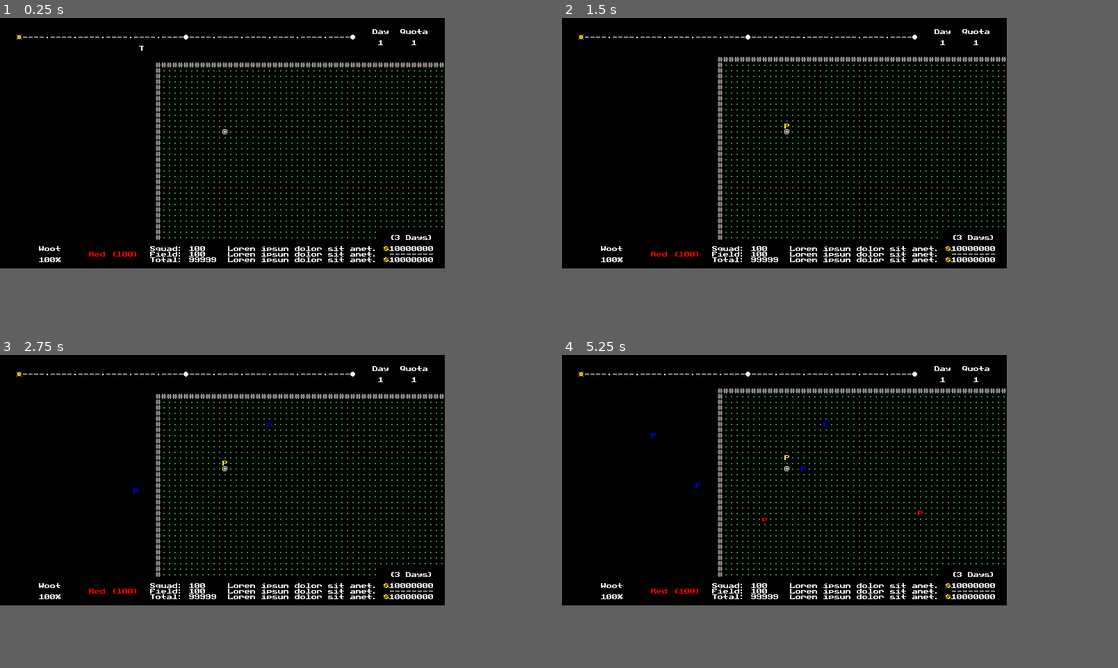
Above: before the commit, frames 1-4 (two rows, left to right).
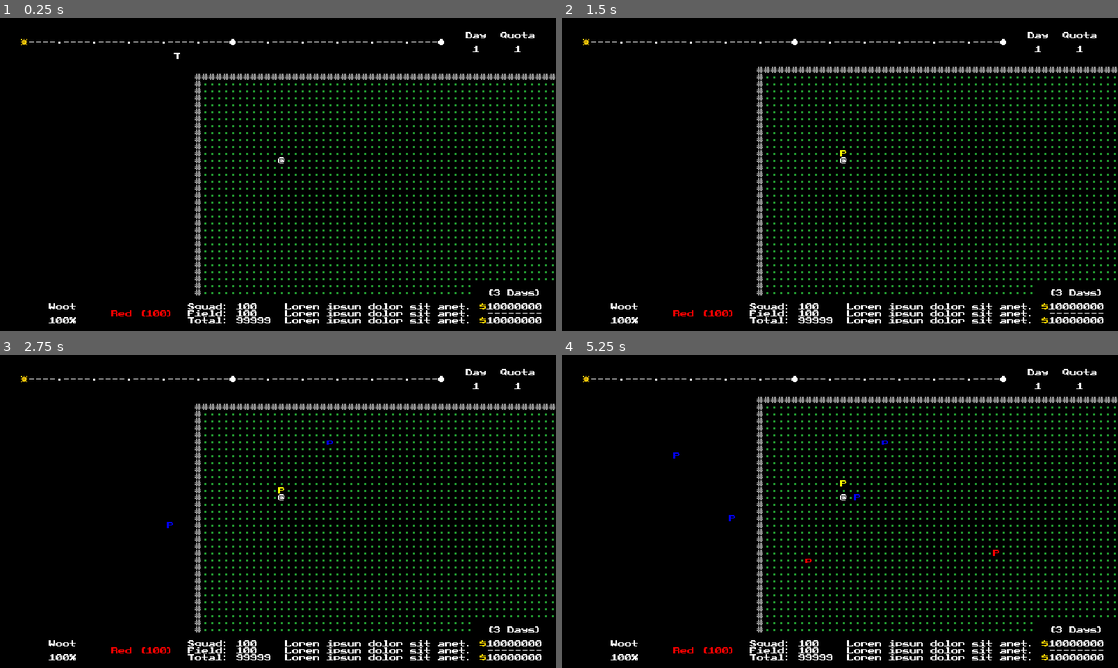
Above: after the commit, the same moments.

Repository: w00tyd00d/Roguemin
Game: Godot game, scene res://prefabs/main.tscn
Same seed, same stepped clock (60 frames per second), same inputs: the game is played once before the commit and once after it.
Inputs (mouse positions are in pixels of both pictures, inside the frame that each line leads up to):
- Up to frame 1 (0.25 s): no input
- Up to frame 2 (1.5 s): tap Enter at 0.5 s; move the mouse to (784, 130) at 0.52 s; press the mouse at (784, 130) at 0.53 s; hold E (c_cycle_right) 0.53-1.28 s; tap Space at 1.25 s; move the mouse to (695, 155) at 1.27 s; release the mouse at (695, 155) at 1.28 s; hold Down (c_down) from 1.28 s (still down); tap A (c_attack) at 1.35 s
- Up to frame 3 (2.75 s): click (133, 492) at 1.55 s; tap Enter at 2 s; move the mouse to (266, 423) at 2.02 s; release Down (c_down) at 2.03 s; press the mouse at (266, 423) at 2.03 s; hold E (c_cycle_right) from 2.03 s (still down); tap Z (c_camera) at 2.1 s
- Up to frame 4 (5.25 s): tap Space at 2.75, 4.25 s; move the mouse to (762, 530) at 2.77 s; release E (c_cycle_right) at 2.78 s; release the mouse at (762, 530) at 2.78 s; hold Up (c_up) 2.78-3.53 s; tap D (c_dismiss) at 2.85 s; click (762, 530) at 3.05 s; tap Enter at 3.5 s; move the mouse to (917, 517) at 3.52 s; press the mouse at (917, 517) at 3.53 s; hold Q (c_cycle_left) 3.53-5.03 s; tap X (c_examine) at 3.6 s; move the mouse to (650, 442) at 4.27 s; release the mouse at (650, 442) at 4.28 s; tap F (c_throw) at 4.35 s; click (650, 442) at 4.55 s; move the mouse to (806, 480) at 5.02 s; press the mouse at (806, 480) at 5.03 s; hold Down (c_down) from 5.03 s (still down); tap 3 (c_toggle_blue) at 5.1 s
The window is 640x360 before the commit and 800x450 after it. Grey fills any space a smaller window leaves; there, only what the larger window draws over its background counts as a difference.

The runs differ from the first frame. In frame 1, 10% of the frame differs, in the area x 3-100%, y 3-98%; in frame 2, 10%; in frame 3, 10%; in frame 4, 11%.
Error before the commit: Invalid call. Nonexistent function 'add_unit' in base 'Nil'. (res://scripts/world/world.gd:107)
Error after the commit: Invalid call. Nonexistent function 'add_unit' in base 'Nil'. (res://scripts/world/world.gd:117)

Commit message:
Added recursive turn fulfilment

Diff:
--- a/project.godot
+++ b/project.godot
@@ -30,9 +30,10 @@
 
 [display]
 
-window/size/viewport_width=640
-window/size/viewport_height=360
+window/size/viewport_width=1280
+window/size/viewport_height=720
 window/stretch/mode="viewport"
+window/stretch/scale=2.0
 
 [file_customization]
 
@@ -163,6 +164,7 @@
 d_left_click={
 "deadzone": 0.5,
 "events": [Object(InputEventMouseButton,"resource_local_to_scene":false,"resource_name":"","device":-1,"window_id":0,"a …(258 unchanged characters)…
+, Object(InputEventKey,"resource_local_to_scene":false,"resource_name":"","device":-1,"window_id":0,"alt_pressed":false,"shift_pressed":false,"ctrl_pressed":false,"meta_pressed":false,"pressed":false,"keycode":0,"physical_keycode":75,"key_label":0,"unicode":107,"location":0,"echo":false,"script":null)
 ]
 }
 d_right_click={
--- a/scripts/entities/entity.gd
+++ b/scripts/entities/entity.gd
@@ -38,7 +38,7 @@
     grid_position = dest.grid_position
 
 
-func move_towards(target: Tile) -> void:
+func move_towards(target: Tile) -> bool:
     var world := GameState.world
     var delta := target.grid_position - grid_position
     var ax := absi(delta.x)
@@ -54,13 +54,32 @@
 
     if world.query_tile_at(grid_position + dir.vector) == Type.Tile.GRASS:
         var dest = world.get_tile(grid_position + dir.vector)
-        return move_to(dest)
+        move_to(dest)
+        return true
 
     for _dir in dir.adjacent:
         if grid_position + _dir.vector == last_position: continue
         if world.query_tile_at(grid_position + _dir.vector) == Type.Tile.GRASS:
             var dest = world.get_tile(grid_position + _dir.vector)
-            return move_to(dest)
+            move_to(dest)
+            return true
+
+    return false
+
+
+func update_time(world_time: int) -> bool:
+    var old_time := time
+    time = world_time
+
+    var time_units := time - old_time
+    if add_and_check_energy(time_units):
+        return do_action()
+
+    return false
+
+
+func do_action() -> bool:
+    return false
 
 
 func add_and_check_energy(amt: int) -> bool:
--- a/scripts/entities/unit.gd
+++ b/scripts/entities/unit.gd
@@ -74,20 +74,55 @@
     grid_position = dest.grid_position
 
 
-func update_time(world_time: int) -> void:
+func move_towards(tile: Tile) -> bool:
+    var world := GameState.world
+    var delta := tile.grid_position - grid_position
+    var ax := absi(delta.x)
+    var ay := absi(delta.y)
+
+    var vec : Vector2i
+
+    if ax >= ay * 2: vec = Vector2i(delta.sign().x, 0)
+    elif ay >= ax * 2: vec = Vector2i(0, delta.sign().y)
+    else: vec = delta.sign()
+
+    var dir := Direction.by_pattern(vec)
+
+    if _check_tile_at(grid_position + dir.vector) == Type.Tile.GRASS:
+        var dest = world.get_tile(grid_position + dir.vector)
+        move_to(dest)
+        return true
+
+    for _dir in dir.adjacent:
+        if grid_position + _dir.vector == last_position: continue
+        if _check_tile_at(grid_position + _dir.vector) == Type.Tile.GRASS:
+            var dest = world.get_tile(grid_position + _dir.vector)
+            # var dist1 = world.manhattan_distance(current_tile, dest)
+            # var dist2 = world.manhattan_distance(current_tile, tile)
+
+            # if dist1 != dist2:
+            move_to(dest)
+            return true
+
+    return false
+
+
+func update_time(world_time: int) -> bool:
     var old_time := time
     time = world_time
 
     if not in_limbo:
         var time_units := time - old_time
         if add_and_check_energy(time_units):
-            do_action()
-
-
-func do_action() -> void:
+            return do_action()
+
+    return false
+
+
+func do_action() -> bool:
     match state:
         State.FOLLOWING:
-            if not GameState.player: return
+            if not GameState.player: return false
 
             var player := GameState.player
             var tether := player.unit_tether
@@ -95,11 +130,13 @@
 
             if (_in_range_of_tether() and
                 _can_see_tether()):
-                    move_towards(dest)
+                    return move_towards(dest)
+
+    return false
 
 
 func _in_range_of_tether() -> bool:
-    var limit := 12
+    var limit := 32
     var world := GameState.world
     var dest := GameState.player.unit_tether.tail.current_tile
     return world.chebyshev_distance(current_tile, dest) <= limit
@@ -121,6 +158,35 @@
         callback)
 
     return raycast.grid_position == tail.grid_position
+
+
+func _check_tile_at(pos: Vector2i) -> Type.Tile:
+    var world := GameState.world
+    var tile := world.get_tile(pos)
+    var res := world.query_tile(tile)
+
+    # Cascade forward to see if we can resolve movement
+    if res == Type.Tile.ENTITY:
+        var any := false
+        for unit in tile.get_all_units():
+            if unit.time < GameState.world.time and unit.update_time(world.time):
+                any = true
+        if any:
+            return _check_tile_at(pos)
+
+
+    # match world.query_tile(tile):
+    #     Type.Tile.ENTITY:
+    #         for unit in tile.get_all_units():
+    #             if unit.time < GameState.world.time:
+    #                 unit.update_time(world_time)
+
+    #     Type.Tile.GRASS:
+    #         var dest = world.get_tile(pos)
+    #         move_to(dest)
+    #         return true
+
+    return res
 
 
 func _update_glyph() -> void:
--- a/scripts/lib/type.gd
+++ b/scripts/lib/type.gd
@@ -3,7 +3,7 @@
 ## Global enum container.
 
 ## The types of tiles found within the world.
-enum Tile { VOID, WALL, GRASS, WATER, UNIT }
+enum Tile { VOID, WALL, GRASS, WATER, ENTITY }
 
 ## The types of helper units.
 enum Unit { RED, YELLOW, BLUE }
--- a/scripts/world/tile.gd
+++ b/scripts/world/tile.gd
@@ -18,10 +18,16 @@
 
 ## Flag that returns whether the cell has Units in it
 var has_units : bool :
-    get: return not _units.is_empty()
+    get: return (not _units[Type.Unit.RED].is_empty() or
+                not _units[Type.Unit.YELLOW].is_empty() or
+                not _units[Type.Unit.BLUE].is_empty())
 
 ## The dictionary of (Pikmin) units within the tile.
-var _units := {}
+var _units := {
+    Type.Unit.RED: {},
+    Type.Unit.YELLOW: {},
+    Type.Unit.BLUE: {},
+}
 
 ## The dictionary of multi-tile entities currently occupying the tile
 var _entities := {}
@@ -50,8 +56,19 @@
 
 
 func add_unit(unit: Unit) -> void:
-    _units[unit] = true
+    _units[unit.type][unit] = true
 
 
 func remove_unit(unit: Unit) -> void:
-    _units.erase(unit)
+    _units[unit.type].erase(unit)
+
+
+func get_units(_type: Type.Unit) -> Array[Unit]:
+    return _units[_type].keys()
+
+
+func get_all_units() -> Array[Unit]:
+    var res : Array[Unit] = []
+    for dict in _units.values():
+        res.append_array((dict.keys()))
+    return res
--- a/scripts/world/world.gd
+++ b/scripts/world/world.gd
@@ -63,7 +63,7 @@
     # BAD SYSTEM, SHOULD REPLACE WITH DATA DRIVEN APPROACH
     var glyph := get_glyph(tile.grid_position)
 
-    if tile.has_units: return Type.Tile.UNIT
+    if tile.has_units or tile.has_player: return Type.Tile.ENTITY
     if glyph.matches(Glyph.WALL): return Type.Tile.WALL
     if glyph.matches(Glyph.GRASS): return Type.Tile.GRASS
 
@@ -80,6 +80,14 @@
     var dx := absi(vec1.x - vec2.x)
     var dy := absi(vec1.y - vec2.y)
     return maxi(dx, dy)
+
+
+func manhattan_distance(tile: Tile, dest: Tile) -> int:
+    var vec1 := tile.grid_position
+    var vec2 := dest.grid_position
+    var dx := absi(vec1.x - vec2.x)
+    var dy := absi(vec1.y - vec2.y)
+    return dx + dy
 
 
 func move_entity(ent: Entity, dest: Tile) -> void:
@@ -103,6 +111,8 @@
 func spawn_unit(pos: Vector2i) -> void:
     var type : Type.Unit = [Type.Unit.RED, Type.Unit.YELLOW, Type.Unit.BLUE].pick_random()
     var unit : Unit = unit_container.get_available_unit()
+    if not unit: return
+
     unit.spawn(pos, type, [true,false].pick_random())
     get_tile(pos).add_unit(unit)
 
